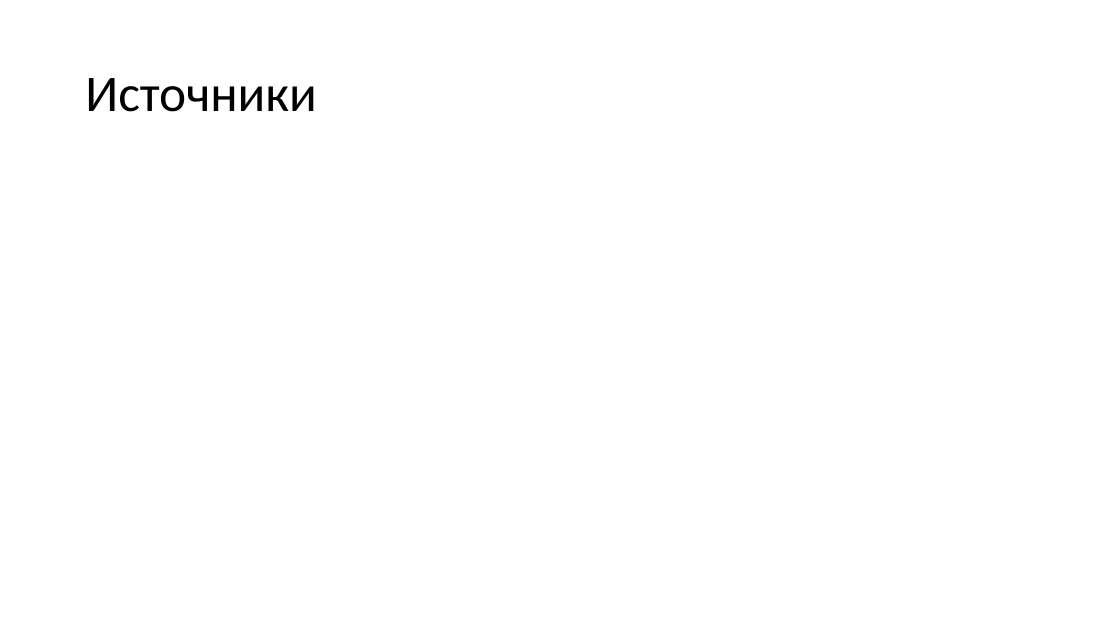
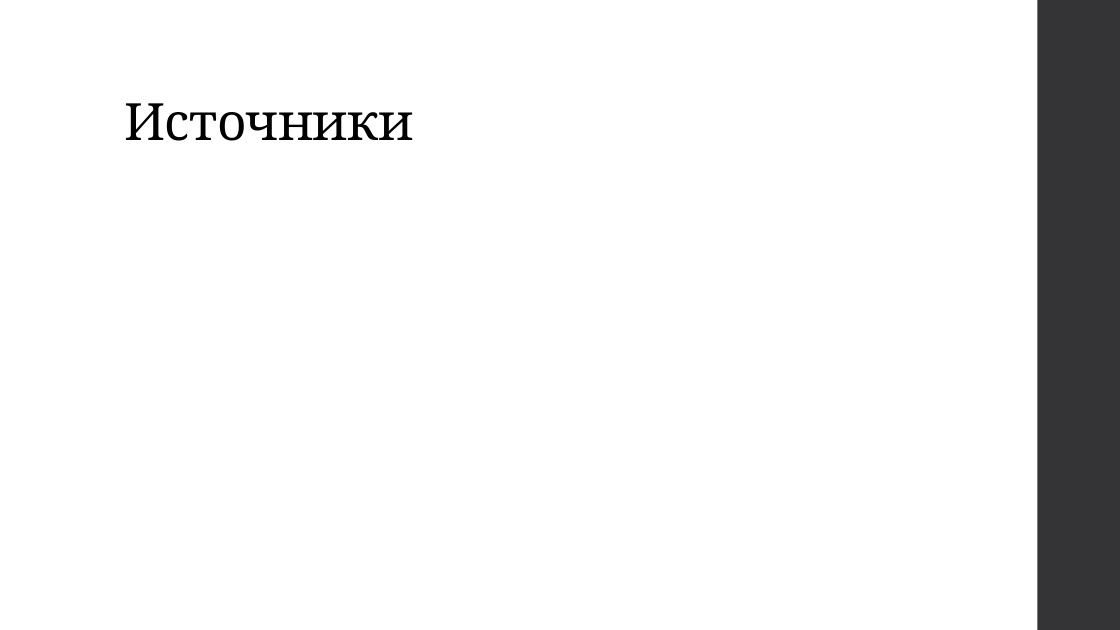
Before and after one commit to Mikhail716662/Project_WEB_Naumov_Anchutin, a slide deck: slide 10 of materials/presentation.pptx (slide 8 before the commit). Drawn at 1120x630 pixels with LibreOffice and Linux fonts; fonts in the diff are those of the drawing. Boxes give left, top, right and bottom in pixels: in the first picture for what was removed or moved away, otherwise in the second. Text is boxed around its words. In the diff, an @@ line names an element or a change of style, - is before the commit and + after.

Commit message:
Доделал презентацию, посмотри источники!

```diff
--- a/materials/presentation.pptx
+++ b/materials/presentation.pptx
@@ rectangle added at (x1=1038, y1=0, x2=1120, y2=630), fill #353537 @@
@@ title "Источники" moved from (x1=85, y1=78, x2=317, y2=112) to (x1=124, y1=103, x2=413, y2=141) @@
@@ title "Источники" at (x1=124, y1=103, x2=413, y2=141): font Calibri to Cambria, letter spacing 0 to -0.5 pt; vertical alignment middle to bottom @@
```
Also in this commit, not shown: 4 other slides changed, 6 slides added, 4 slides removed.
